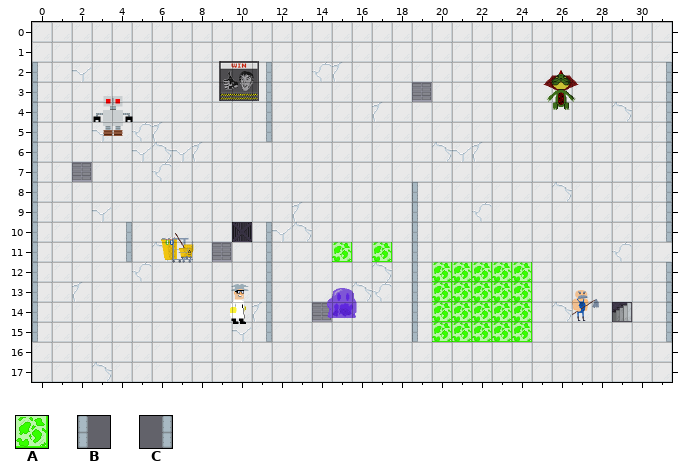
Tiled map, stored at Janiterror/core/assets/level-editor.tmx. Above is the file before it was changed.
Cells are 32x32 px. Shown: x 0..31, y 0..17. Not drawn, because the pictures are missing: unchanged layer "horizontal walls".
Key: from "hazard": A 0; from "wallsv": B 0, C 1.
_ is an empty cell.
Layers that did not change in this view are not listed.
Layer "vertical walls" before, first column x 0:
 0 ________________________________
 1 ________________________________
 2 B__________C___________________C
 3 B__________C___________________C
 4 B__________C___________________C
 5 B__________C___________________C
 6 B______________________________C
 7 B______________________________C
 8 B__________________B___________C
 9 B__________________B___________C
10 B___C______C_______B___________C
11 B___C______C_______B____________
12 B__________C_______B___________C
13 B__________C_______B___________C
14 B__________C_______B___________C
15 B__________C_______B___________C
16 ________________________________
17 ________________________________
Layer "hazards" before, first column x 0:
 0 ________________________________
 1 ________________________________
 2 ________________________________
 3 ________________________________
 4 ________________________________
 5 ________________________________
 6 ________________________________
 7 ________________________________
 8 ________________________________
 9 ________________________________
10 ________________________________
11 _______________A_A______________
12 ____________________AAAAA_______
13 ____________________AAAAA_______
14 ____________________AAAAA_______
15 ____________________AAAAA_______
16 ________________________________
17 ________________________________
After:
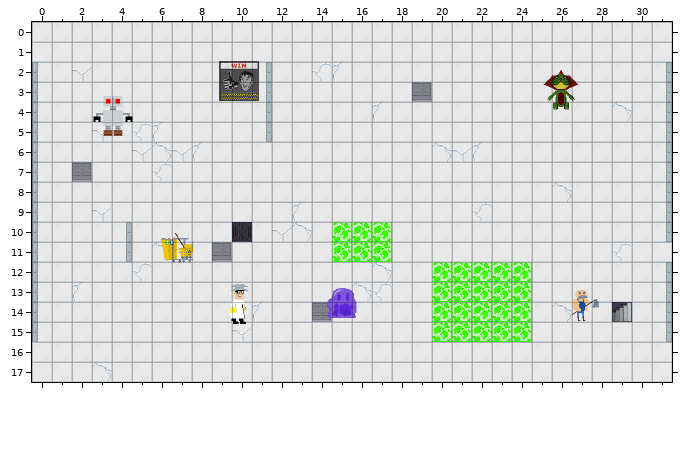
From old to new:
{"where": "layer \"vertical walls\""}
{"y":8,"x":19,"old":"B","new":"_"}
{"y":9,"x":19,"old":"B","new":"_"}
{"y":10,"x":11,"old":"C","new":"_"}
{"y":10,"x":19,"old":"B","new":"_"}
{"y":11,"x":11,"old":"C","new":"_"}
{"y":11,"x":19,"old":"B","new":"_"}
{"y":12,"x":11,"old":"C","new":"_"}
{"y":12,"x":19,"old":"B","new":"_"}
{"y":13,"x":11,"old":"C","new":"_"}
{"y":13,"x":19,"old":"B","new":"_"}
{"y":14,"x":11,"old":"C","new":"_"}
{"y":14,"x":19,"old":"B","new":"_"}
{"y":15,"x":11,"old":"C","new":"_"}
{"y":15,"x":19,"old":"B","new":"_"}
{"where": "layer \"hazards\""}
{"y":10,"x":15,"old":"___","new":"AAA"}
{"y":11,"x":16,"old":"_","new":"A"}
{"label":"removed","picture_box":[412,182,418,342]}
{"label":"removed","picture_box":[266,222,272,342]}
{"label":"added","picture_box":[332,222,392,262]}
